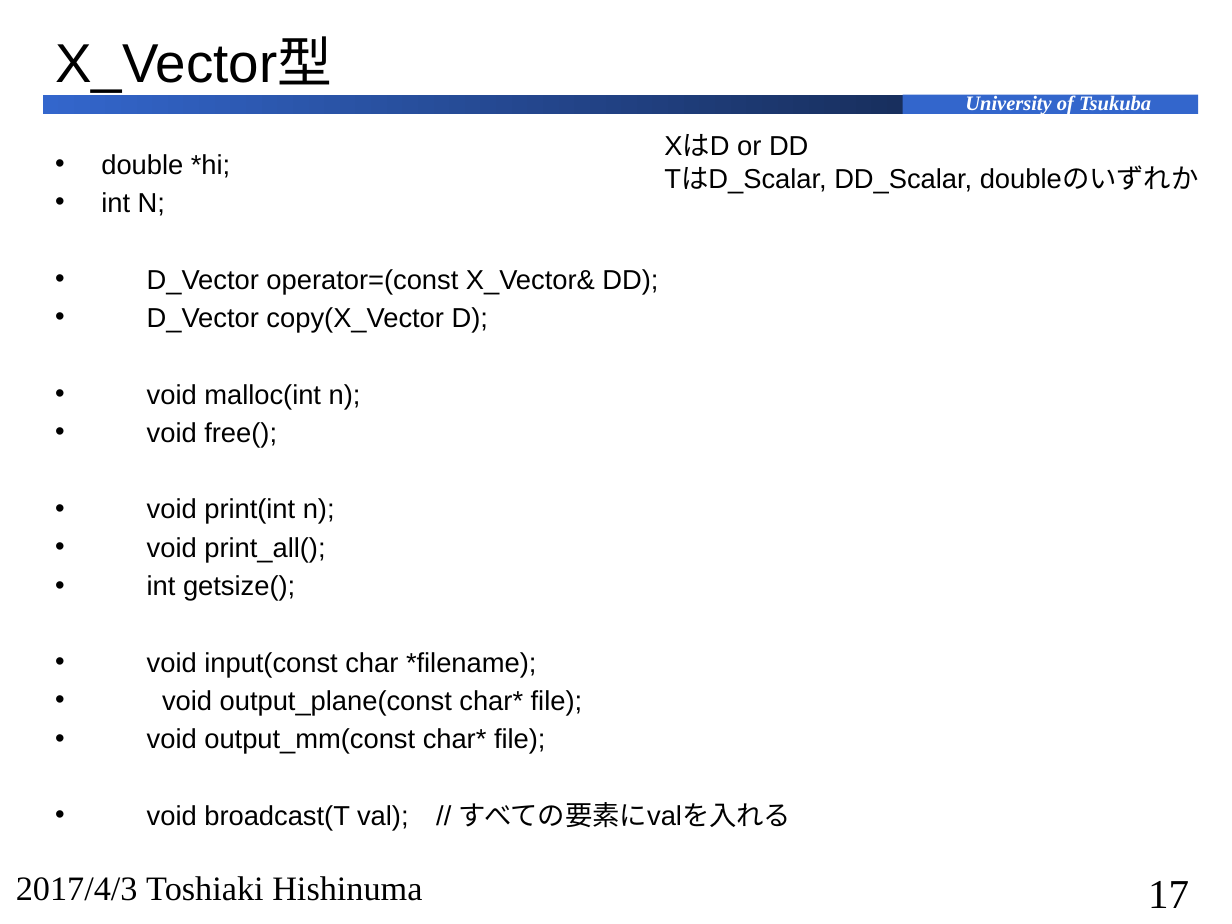
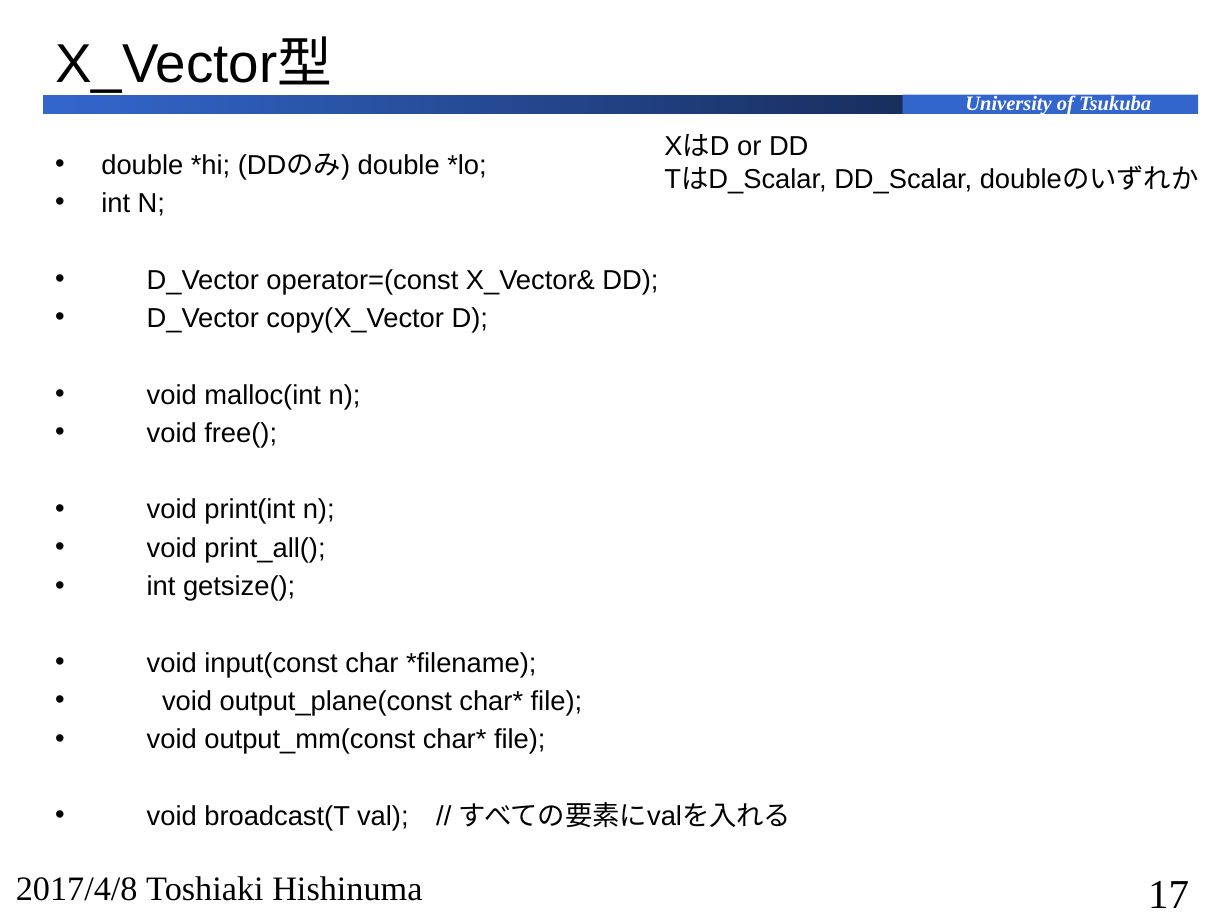
Before and after one commit to ota0410/dd-avx-v2-krylov, a slide deck: slide 17 of doc/DD-AVX.pptx. Drawn at 1232x924 pixels with LibreOffice and Linux fonts; fonts in the diff are those of the drawing. Boxes give left, top, right and bottom in pixels: in the first picture for what was removed or moved away, otherwise in the second. Text is boxed around its words. In the diff, an @@ line names an element or a change of style, - is before the commit and + after.

```diff
--- a/doc/DD-AVX.pptx
+++ b/doc/DD-AVX.pptx
@@ text at (101, 153, 486, 179): text changed @@
-• double *hi;
+• double *hi; (DDのみ) double *lo;
@@ text at (16, 876, 422, 901): text changed @@
-2017/4/3 Toshiaki Hishinuma
+2017/4/8 Toshiaki Hishinuma
```
Also in this commit, not shown: 22 other slides changed, 10 other files.
